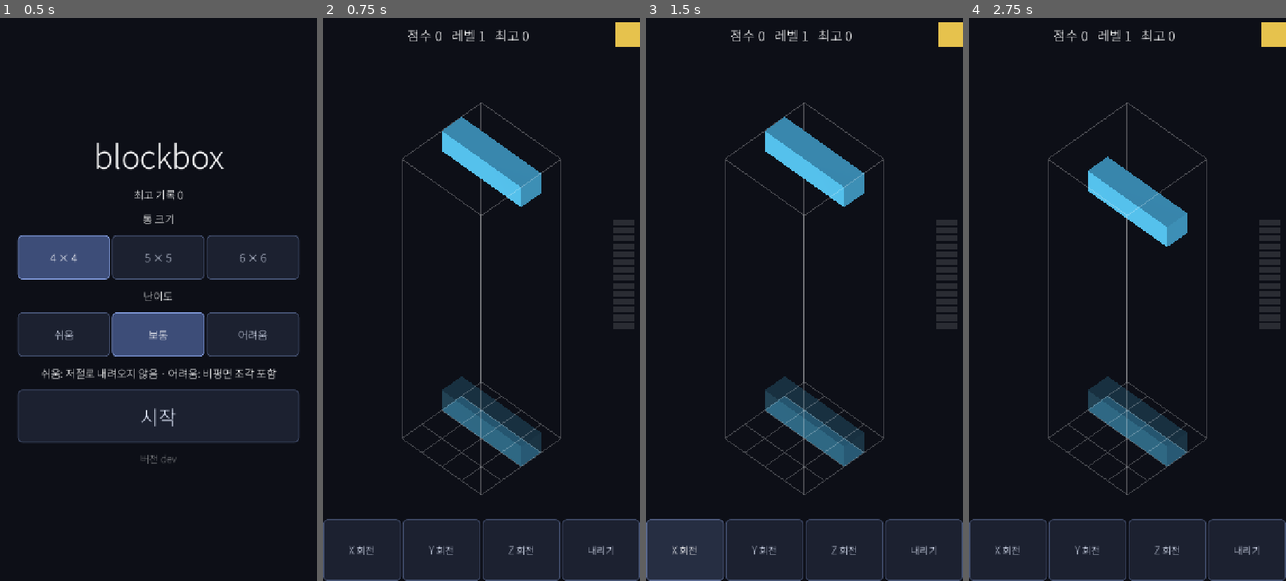
Above: before the commit, frames 1-4 (left to right).
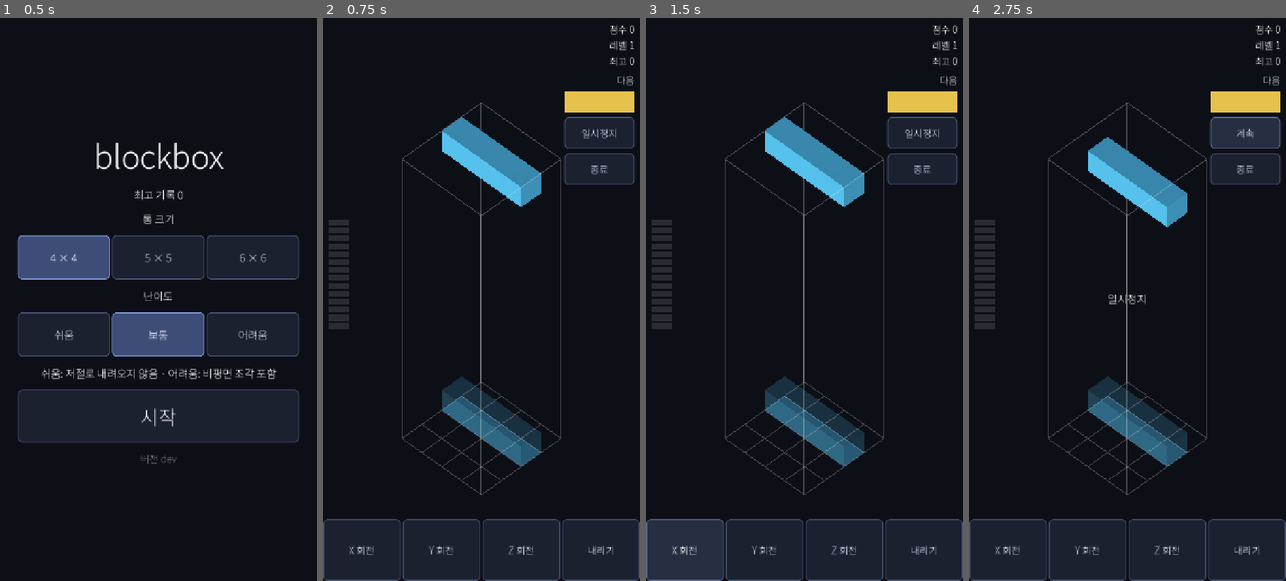
Above: after the commit, the same moments.

Repository: kjw5541a-hash/blockbox
Game: Godot game, scene res://scenes/start.tscn
The game is run twice, just before and just after one commit, with the same random seed, the same clock (stepped at 60 frames per second) and the same inputs.
Inputs (mouse positions are in pixels of both pictures, inside the frame that each line leads up to):
- Up to frame 1 (0.5 s): no input
- Up to frame 2 (0.75 s): click "시작" at 0.5 s
- Up to frame 3 (1.5 s): click "X 회전" at 1.25 s
- Up to frame 4 (2.75 s): click (1244, 130) at 2 s, where only the run after the commit has a clickable "일시정지"

Frame 1 is identical in both runs. In frame 2, 5.9% of the frame differs, in the area x 1-100%, y 0-56%; in frame 3, 5.9%; in frame 4, 9.0%.

Commit message:
feat: 점수 줄을 오른쪽 세로 패널로 옮기고 일시정지·종료 버튼을 붙인다
상단 점수 줄이 통 위를 84픽셀 차지하고 있었다. 오른쪽 세로 패널로 옮겨
그만큼 통을 위로 쓸 수 있게 했다. 패널에는 점수·레벨·최고 기록, 다음 조각
색 견본, 일시정지, 종료가 들어간다. 오른쪽 중앙에 있던 층 게이지는 패널과
겹치므로 왼쪽으로 옮겼다.

일시정지는 낙하뿐 아니라 조작까지 멈춘다(Game.paused). 낙하만 멈추면 멈춰
둔 채로 조각을 원하는 자리까지 옮길 수 있어 일시정지가 곧 치트가 된다.
종료는 ESC 와 같은 길을 쓴다 — 이번 판 점수를 기록에 남기고 시작 화면으로.

새 문구의 글자(일·정·계·속)가 부분집합 폰트에 없어 폰트를 다시 떴다.

Co-Authored-By: Claude Opus 5 <noreply@anthropic.com>

Diff:
--- a/scenes/hud.tscn
+++ b/scenes/hud.tscn
@@ -6,21 +6,43 @@
 [node name="HUD" type="CanvasLayer"]
 script = ExtResource("1")
 
-[node name="Top" type="HBoxContainer" parent="."]
+[node name="Side" type="VBoxContainer" parent="."]
+anchor_left = 1.0
 anchor_right = 1.0
-offset_bottom = 84.0
+offset_left = -172.0
+offset_top = 12.0
+offset_right = -12.0
+offset_bottom = 400.0
+grow_horizontal = 0
+theme_override_constants/separation = 10
 mouse_filter = 2
 
-[node name="Score" type="Label" parent="Top"]
-size_flags_horizontal = 3
-theme_override_font_sizes/font_size = 30
-horizontal_alignment = 1
-vertical_alignment = 1
+[node name="Score" type="Label" parent="Side"]
+theme_override_font_sizes/font_size = 22
+horizontal_alignment = 2
+mouse_filter = 2
 
-[node name="NextSwatch" type="ColorRect" parent="Top"]
-custom_minimum_size = Vector2(56, 56)
-size_flags_vertical = 4
+[node name="NextLabel" type="Label" parent="Side"]
+theme_override_font_sizes/font_size = 22
+horizontal_alignment = 2
+text = "다음"
 mouse_filter = 2
+
+[node name="NextSwatch" type="ColorRect" parent="Side"]
+custom_minimum_size = Vector2(0, 48)
+mouse_filter = 2
+
+[node name="Pause" type="Button" parent="Side"]
+custom_minimum_size = Vector2(0, 72)
+theme_override_font_sizes/font_size = 22
+focus_mode = 0
+text = "일시정지"
+
+[node name="Quit" type="Button" parent="Side"]
+custom_minimum_size = Vector2(0, 72)
+theme_override_font_sizes/font_size = 22
+focus_mode = 0
+text = "종료"
 
 [node name="Bottom" type="HBoxContainer" parent="."]
 anchor_top = 1.0
@@ -57,16 +79,13 @@
 text = "내리기"
 
 [node name="LayerGauge" type="VBoxContainer" parent="."]
-anchors_preset = 6
-anchor_left = 1.0
+anchors_preset = 4
 anchor_top = 0.5
-anchor_right = 1.0
 anchor_bottom = 0.5
-offset_left = -60.0
+offset_left = 12.0
 offset_top = -180.0
-offset_right = -12.0
+offset_right = 60.0
 offset_bottom = 180.0
-grow_horizontal = 0
 grow_vertical = 2
 mouse_filter = 2
 script = ExtResource("2")
@@ -77,6 +96,23 @@
 anchor_bottom = 1.0
 color = Color(1, 1, 1, 1)
 mouse_filter = 2
+
+[node name="Paused" type="Label" parent="."]
+visible = false
+anchor_left = 0.5
+anchor_top = 0.5
+anchor_right = 0.5
+anchor_bottom = 0.5
+offset_left = -200.0
+offset_top = -60.0
+offset_right = 200.0
+offset_bottom = 60.0
+grow_horizontal = 2
+grow_vertical = 2
+horizontal_alignment = 1
+vertical_alignment = 1
+mouse_filter = 2
+text = "일시정지"
 
 [node name="GameOver" type="Label" parent="."]
 visible = false
--- a/scripts/game.gd
+++ b/scripts/game.gd
@@ -41,6 +41,9 @@
 var current: Piece = null
 var next_kind := 0
 var is_over := false
+# 일시정지 중에는 시간도 조작도 멈춘다. 낙하만 멈추면 멈춰 둔 채로 조각을
+# 원하는 자리까지 옮겨 놓을 수 있다.
+var paused := false
 var level := 1
 var score := 0
 var total_layers := 0
@@ -54,6 +57,7 @@
 func start(rng_seed: int = 0) -> void:
 	board = Board.new()
 	is_over = false
+	paused = false
 	score = 0
 	level = 1
 	total_layers = 0
@@ -102,7 +106,7 @@
 	return maxf(MIN_FALL_INTERVAL, BASE_FALL_INTERVAL * pow(FALL_SPEEDUP, level - 1))
 
 func move(delta: Vector3i) -> bool:
-	if current == null or is_over:
+	if current == null or is_over or paused:
 		return false
 	var moved := current.copy()
 	moved.origin += delta
@@ -129,7 +133,7 @@
 	piece_moved.emit()
 
 func step(delta: float) -> void:
-	if is_over or current == null:
+	if is_over or paused or current == null:
 		return
 	# 쉬움에서는 중력도 잠금 지연도 없다. 내리기(hard_drop)만이 조각을 잠근다.
 	if not GameConfig.gravity():
@@ -154,7 +158,7 @@
 			_lock_timer = 0.0
 
 func hard_drop() -> void:
-	if current == null or is_over:
+	if current == null or is_over or paused:
 		return
 	while move(Vector3i(0, -1, 0)):
 		pass
@@ -202,7 +206,7 @@
 	return out
 
 func rotate(axis: int, dir: int) -> bool:
-	if current == null or is_over:
+	if current == null or is_over or paused:
 		return false
 	var turned := current.rotated(axis, dir)
 	for k in KICKS:
--- a/scripts/hud.gd
+++ b/scripts/hud.gd
@@ -10,12 +10,15 @@
 	$Bottom/RotateY.pressed.connect(_rotate.bind(rig.rot_screen_y))
 	$Bottom/RotateZ.pressed.connect(_rotate.bind(rig.rot_screen_z))
 	$Bottom/Drop.pressed.connect(func() -> void: game.hard_drop())
+	$Side/Pause.pressed.connect(toggle_pause)
+	$Side/Quit.pressed.connect(quit_to_menu)
 	game.layers_cleared.connect(_on_cleared)
 	# next_kind 은 _spawn 끝에서야 다음 값으로 넘어간다. piece_locked 에 물리면
 	# 견본이 한 박자 늦어 "지금 내려오는 조각" 색을 보여준다.
 	game.piece_moved.connect(_refresh_next)
 	game.game_over.connect(_on_game_over)
 	$GameOver.visible = false
+	$Paused.visible = false
 	_refresh_score()
 	_refresh_next()
 	$LayerGauge.setup(game)
@@ -32,7 +35,7 @@
 # 다음 조각 미리보기. 3D 미니 뷰포트 대신 색 견본 하나로 보여준다.
 # 조각 종류는 색으로 구분되므로 이것으로 충분하다.
 func _refresh_next() -> void:
-	$Top/NextSwatch.color = BlockColors.of(game.next_kind)
+	$Side/NextSwatch.color = BlockColors.of(game.next_kind)
 
 # 회전 축은 화면 기준이다. 어떤 격자축이 되는지는 CameraRig 가 지금 시점을
 # 보고 정한다 — 버튼은 축을 고르는 함수를 들고 있다가 누를 때마다 새로 묻는다.
@@ -41,8 +44,22 @@
 	game.rotate(a[0], a[1])
 
 func _refresh_score() -> void:
-	$Top/Score.text = "점수 %d   레벨 %d   최고 %d" % [
+	# 오른쪽 세로 패널이라 줄을 나눠 쌓는다. 통 위쪽을 비워 두려고 옮긴 자리다.
+	$Side/Score.text = "점수 %d\n레벨 %d\n최고 %d" % [
 		game.score, game.level, SaveData.load_high_score()]
+
+# 일시정지는 낙하뿐 아니라 조작까지 멈춘다 — 멈춘 채로 조각을 옮길 수 있으면
+# 일시정지가 곧 치트다. 멈춤 여부는 Game 이 들고 있다.
+func toggle_pause() -> void:
+	if game.is_over:
+		return
+	game.paused = not game.paused
+	$Paused.visible = game.paused
+	$Side/Pause.text = "계속" if game.paused else "일시정지"
+
+func quit_to_menu() -> void:
+	SaveData.submit(game.score)
+	get_tree().change_scene_to_file("res://scenes/start.tscn")
 
 func _on_game_over() -> void:
 	var best := SaveData.submit(game.score)
@@ -53,6 +70,9 @@
 # 재시작할 때 이전 판의 점수와 미리보기가 남지 않도록 전부 새로 그린다.
 func restart() -> void:
 	$GameOver.visible = false
+	$Paused.visible = false
+	$Side/Pause.text = "일시정지"
+	$Paused.visible = false
 	_refresh_score()
 	_refresh_next()
 	$LayerGauge.refresh()
--- a/scripts/main.gd
+++ b/scripts/main.gd
@@ -68,5 +68,6 @@
 			piece_view.refresh()
 			$HUD.restart()
 		KEY_ESCAPE:
-			SaveData.submit(game.score)
-			get_tree().change_scene_to_file("res://scenes/start.tscn")
+			$HUD.quit_to_menu()
+		KEY_P:
+			$HUD.toggle_pause()
--- a/tests/test_main_smoke.gd
+++ b/tests/test_main_smoke.gd
@@ -86,7 +86,7 @@
 
 	# HUD 가 게임 상태를 실제로 따라가는지 확인한다.
 	var hud: CanvasLayer = main.get_node("HUD")
-	assert(hud.get_node("Top/NextSwatch").color == BlockColors.of(game.next_kind),
+	assert(hud.get_node("Side/NextSwatch").color == BlockColors.of(game.next_kind),
 		"다음 조각 색 견본이 실제 next_kind 와 어긋난다")
 
 	# 회전 버튼 셋이 각자 제 화면 축에 물려 있는지 본다. 버튼이 서로 바뀌어도
@@ -109,6 +109,34 @@
 		assert(game.current.cells == turned,
 			"%s 버튼이 화면 축 %s 이 아닌 다른 축으로 돌린다" % [button_name, axis])
 
+	# 일시정지 버튼. 낙하만 멈추면 멈춰 둔 채로 조각을 원하는 자리까지 옮겨
+	# 놓을 수 있으므로, 조작도 같이 멈춰야 한다.
+	var pause_button: Button = hud.get_node("Side/Pause")
+	pause_button.pressed.emit()
+	assert(game.paused, "일시정지 버튼이 게임을 멈추지 않았다")
+	assert(hud.get_node("Paused").visible, "멈춘 줄 모르면 멈춘 게 아니다")
+	var held: Vector3i = game.current.origin
+	game.move(Vector3i(1, 0, 0))
+	game.rotate(Piece.AXIS_Y, 1)
+	game.hard_drop()
+	assert(game.current != null and game.current.origin == held,
+		"멈춘 동안 조각이 움직였다: %s -> %s" % [held, game.current.origin])
+	for _i in 30:
+		await process_frame
+	assert(game.current.origin == held,
+		"멈춘 동안 조각이 저절로 내려갔다: %s" % game.current.origin)
+
+	pause_button.pressed.emit()
+	assert(not game.paused and not hud.get_node("Paused").visible,
+		"다시 누르면 풀려야 한다")
+	var resume_deadline := Time.get_ticks_msec() + 5000
+	while game.current != null and game.current.origin == held:
+		if Time.get_ticks_msec() > resume_deadline:
+			break
+		await process_frame
+	assert(game.current == null or game.current.origin != held,
+		"일시정지를 풀었는데 조각이 다시 내려오지 않는다")
+
 	# 층이 지워지면 화면이 한 번 번쩍하고 곧 가라앉는다.
 	var flash: ColorRect = hud.get_node("Flash")
 	assert(flash.mouse_filter == Control.MOUSE_FILTER_IGNORE,
@@ -125,7 +153,7 @@
 	var gauge_bar: ColorRect = gauge._bars[Board.HEIGHT - 1]
 	gauge_bar.size.x = 48.0
 
-	var score_label: Label = hud.get_node("Top/Score")
+	var score_label: Label = hud.get_node("Side/Score")
 	score_label.text = "낡은 값"
 	hud.get_node("GameOver").visible = true
 	var restart_key := InputEventKey.new()
@@ -164,6 +192,12 @@
 	assert(not hud.get_node("GameOver").visible, "재시작하면 종료 표시가 사라져야 한다")
 
 	assert(game.board.cells.size() == 224, "보드 크기가 유지되어야 한다")
+
+	# 종료 버튼도 R 재시작처럼 이번 판 점수를 남기고 나가야 한다.
+	game.score = 12000
+	(hud.get_node("Side/Quit") as Button).pressed.emit()
+	assert(SaveData.load_high_score() == 12000,
+		"종료할 때 점수를 기록에 남기지 않았다: 최고 %d" % SaveData.load_high_score())
 	DirAccess.remove_absolute(ProjectSettings.globalize_path(SaveData.PATH))
 	print("test_main_smoke: OK")
 	quit()
Binary file changed: assets/fonts/NotoSansKR-subset.ttf
